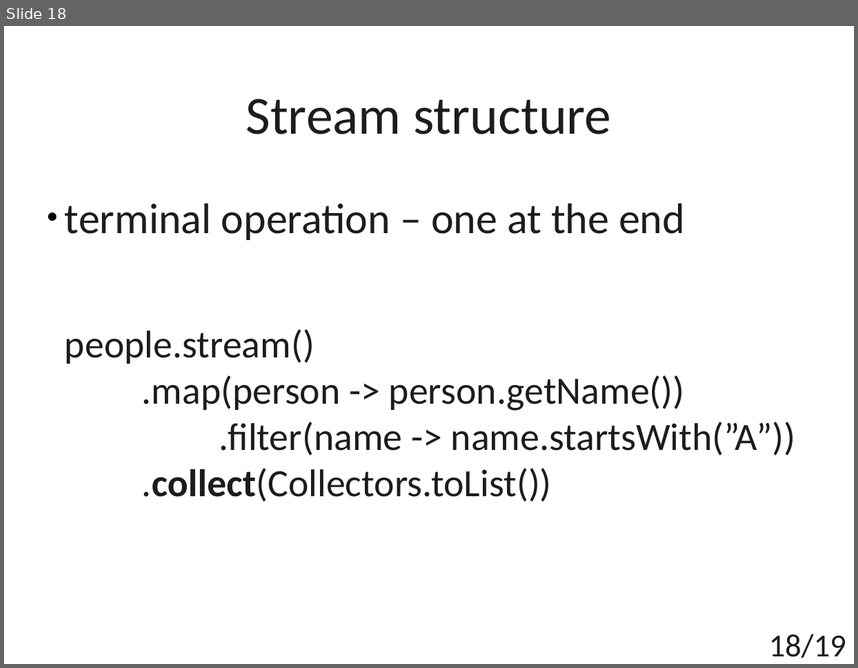
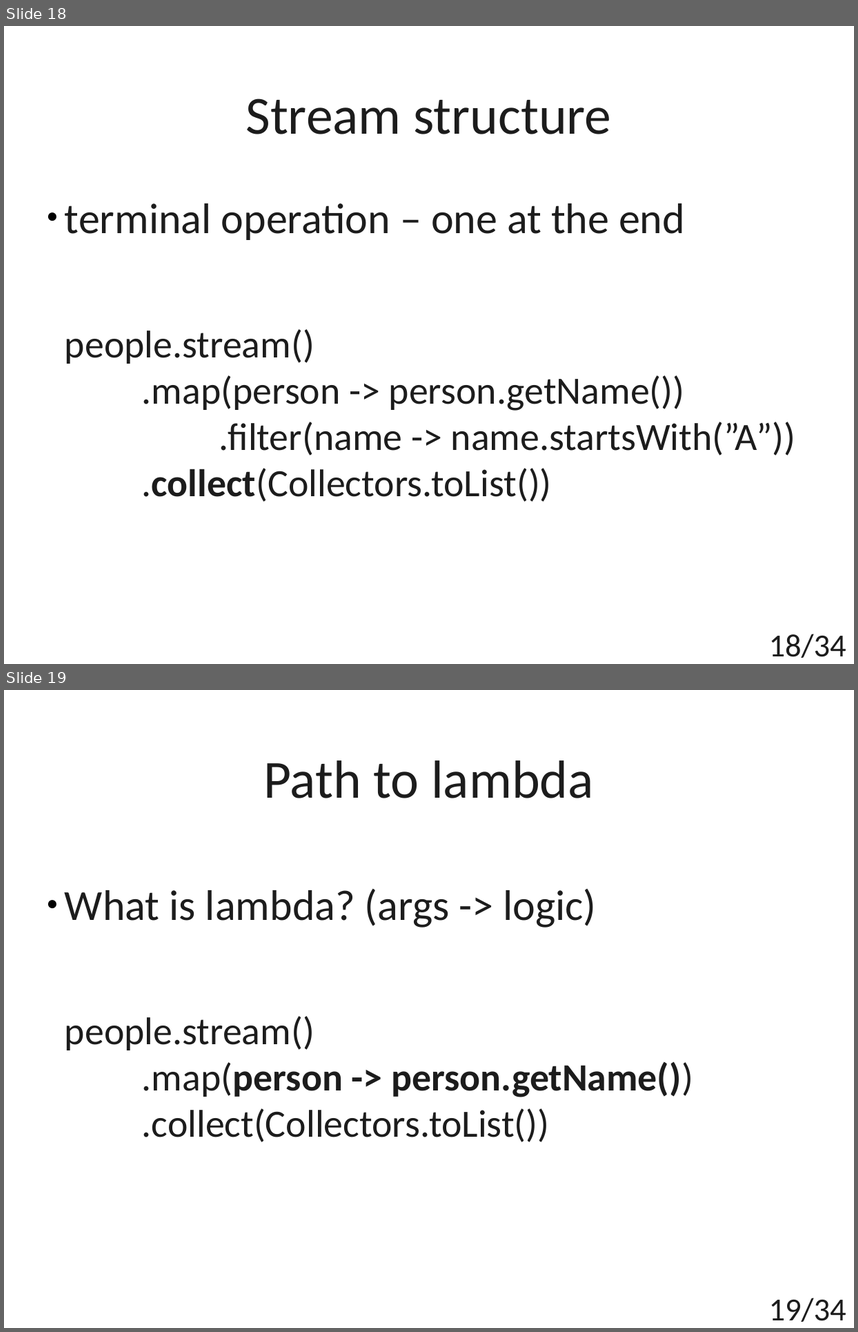
Before and after one commit to t4upl/java-streams-workshop, a slide deck: src/main/resources/editables/presentation.odp. Shown one above the other, each under a label of ours: slide 18 before the commit, slides 18 and 19 after it. The pictures are 858x668 and 858x1332 pixels, drawn with LibreOffice and Linux fonts; fonts in the diff are those of the drawing. Boxes give left, top, right and bottom in pixels: in the first picture for what was removed or moved away, otherwise in the second. Text is boxed around its words. In the diff, an @@ line names an element or a change of style, - is before the commit and + after.

```diff
--- a/src/main/resources/editables/presentation.odp
+++ b/src/main/resources/editables/presentation.odp
@@ slide 19 added at (4,690,854,1328), background #FFFFFF @@
@@ title added at (263,760,594,798), 50 pt, text #1C1C1C @@
+Path to lambda
@@ subtitle added at (65,889,693,1142), 36 pt, text #1C1C1C @@
+● What is lambda? (args -> logic)
+people.stream()
+.map(person -> person.getName())
+.collect(Collectors.toList())
@@ page number added at (769,1297,846,1321), 30 pt, text #1C1C1C @@
+19/34
@@ page number at (769,633,846,657): text changed @@
-18/19
+18/34
```
Also in this commit, not shown: 1 slide changed, 14 other slides added, 3 other files.
